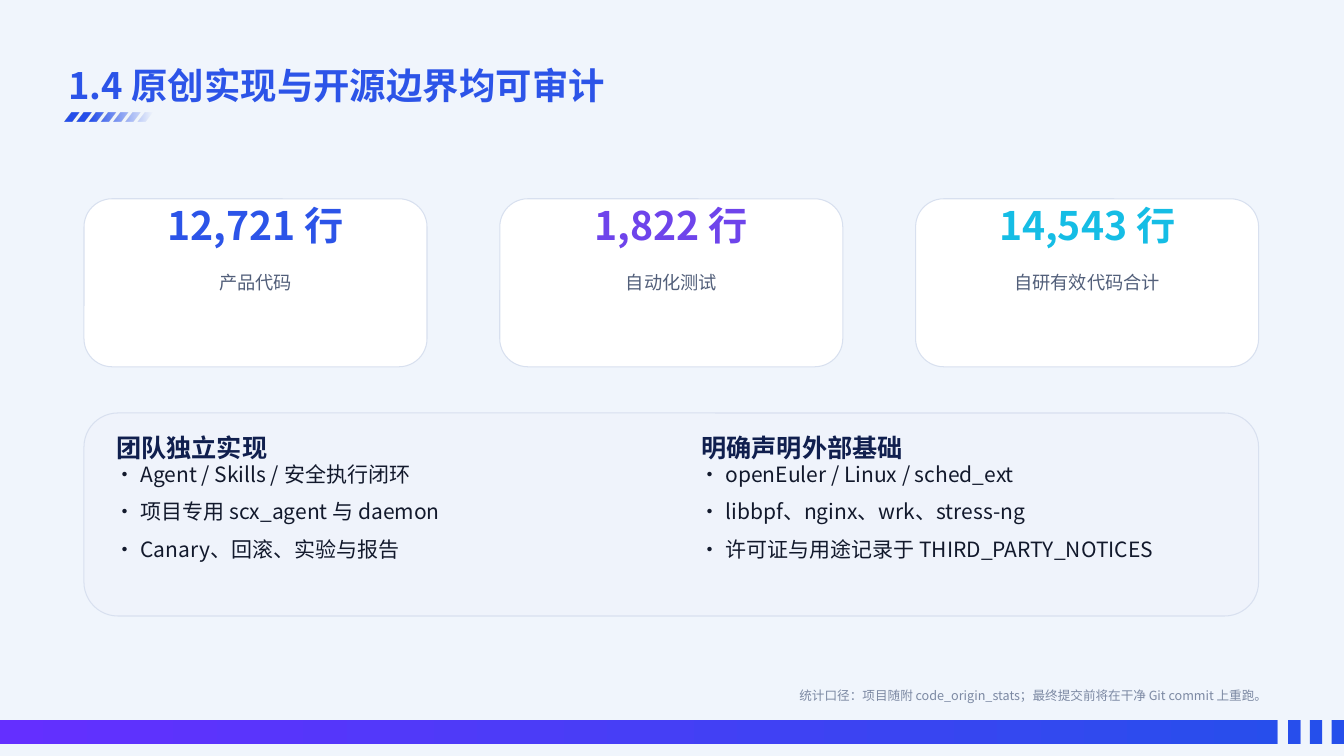
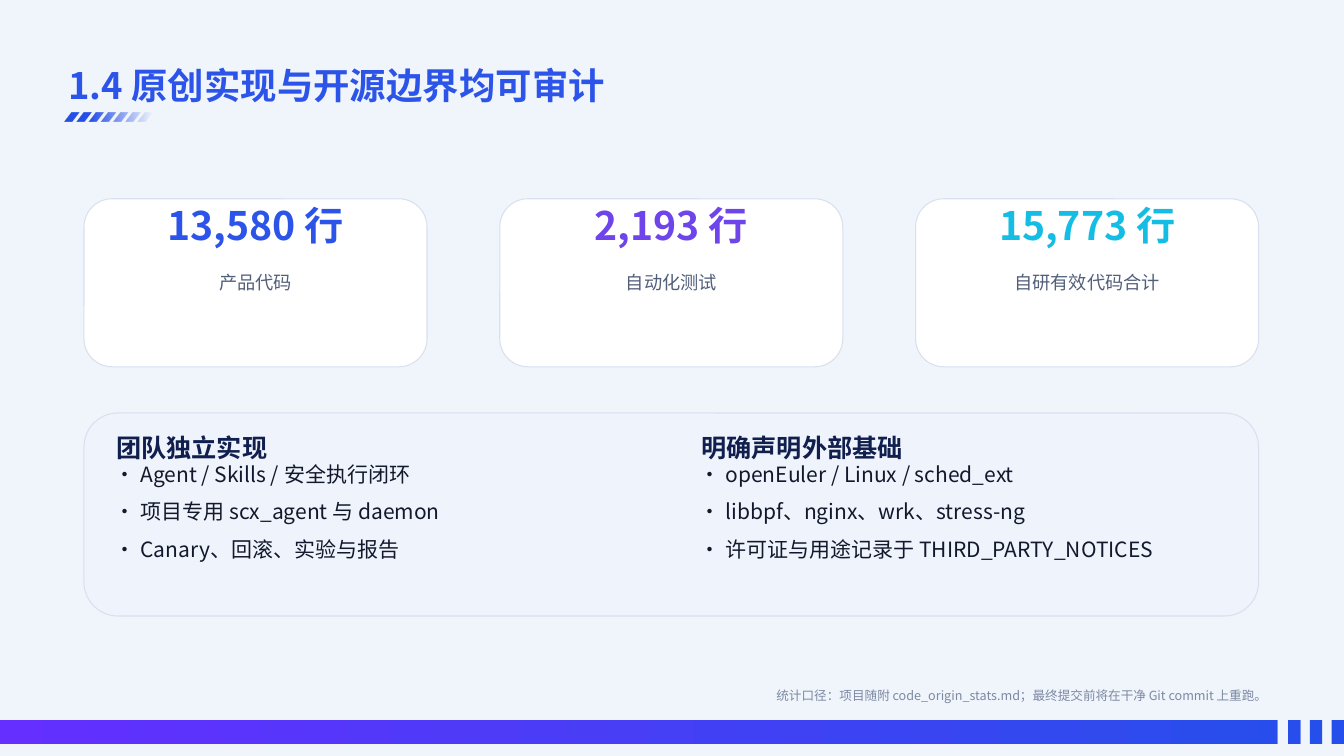
Before and after one commit to SuperGh2233/SchedX-Agent, a slide deck: slide 7 of SchedX-Agent_项目介绍.pptx. Drawn at 1344x756 pixels with LibreOffice and Linux fonts; fonts in the diff are those of the drawing; background and template pictures are left out. Boxes give left, top, right and bottom in pixels: in the first picture for what was removed or moved away, otherwise in the second. Text is boxed around its words. In the diff, an @@ line names an element or a change of style, - is before the commit and + after.

```diff
--- a/SchedX-Agent_项目介绍.pptx
+++ b/SchedX-Agent_项目介绍.pptx
@@ text at (167, 207, 343, 248): text changed @@
-12,721 行
+13,580 行
@@ text at (595, 207, 748, 248): text changed @@
-1,822 行
+2,193 行
@@ text at (999, 207, 1175, 249): text changed @@
-14,543 行
+15,773 行
@@ text at (776, 689, 1267, 703): text changed @@
-统计口径：项目随附 code_origin_stats；最终提交前将在干净 Git commit 上重跑。
+统计口径：项目随附 code_origin_stats.md；最终提交前将在干净 Git commit 上重跑。
```
Also in this commit, not shown: 2 other slides changed, 4 other files.
